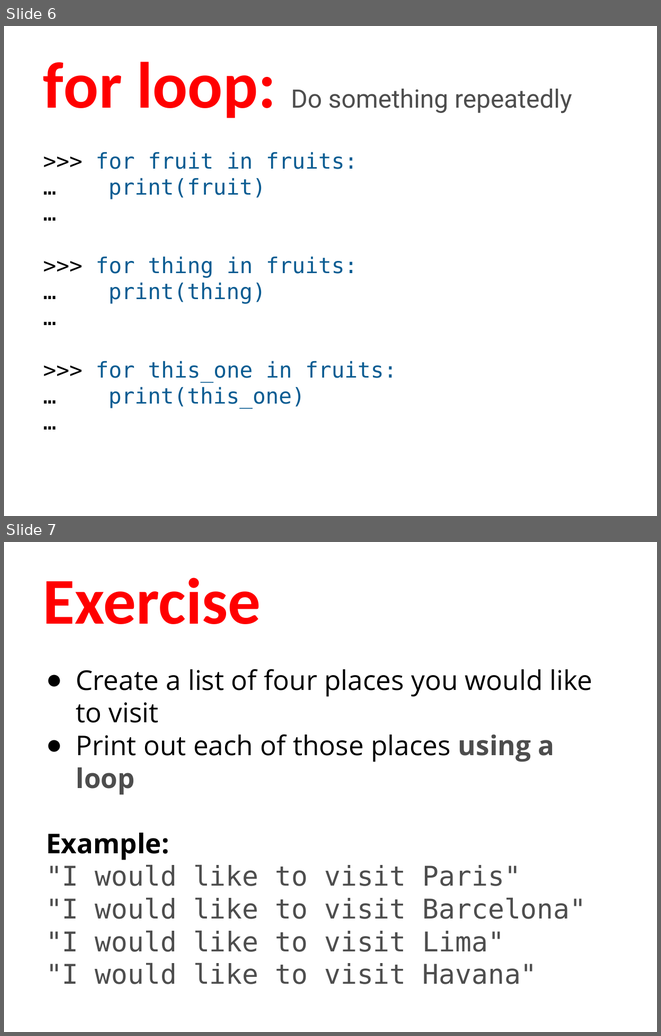
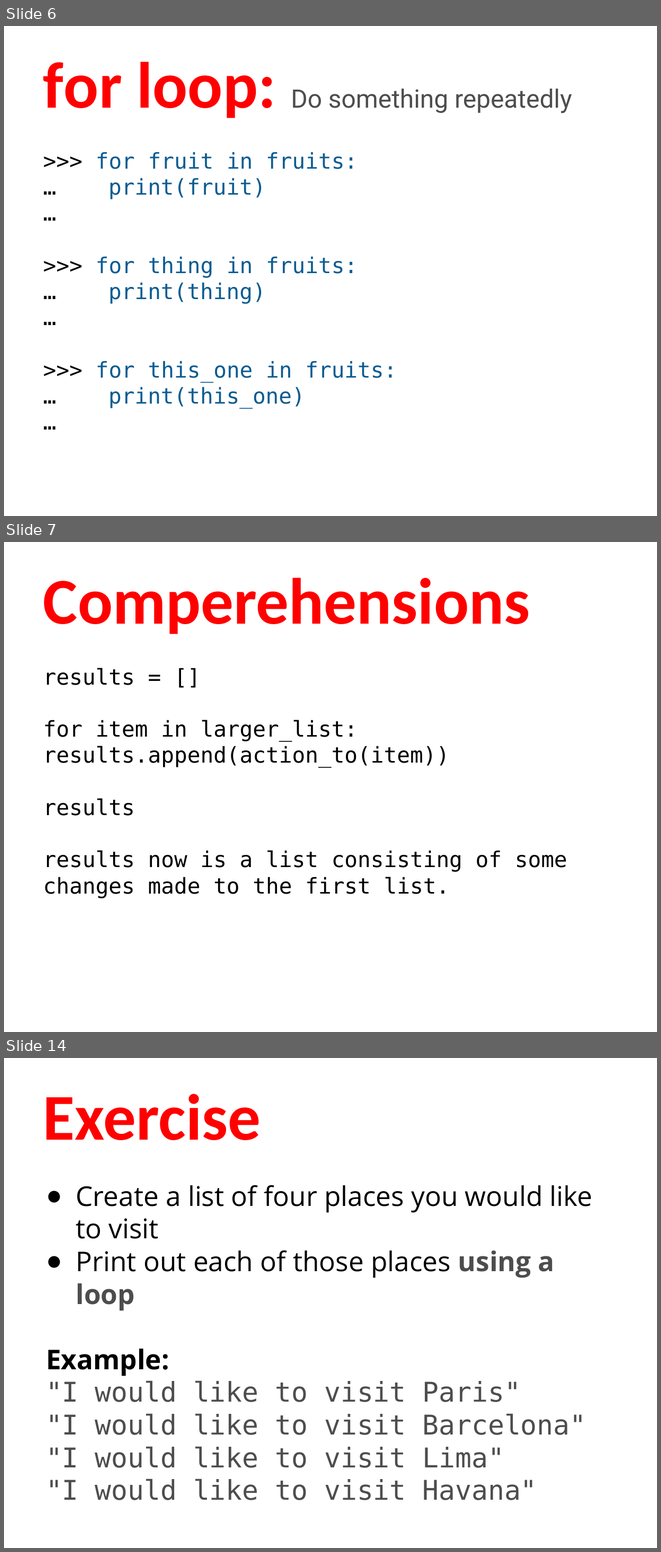
Before and after one commit to humanitiesprogramming/slides, a slide deck: 2017/python/B Done - ish/Python - Programming Concepts II.pptx. Shown one above the other, each under a label of ours: slides 6 and 7 before the commit, slides 6, 7 and 14 after it; the slides between them are not shown. The pictures are 661x1036 and 661x1552 pixels, drawn with LibreOffice and Linux fonts; fonts in the diff are those of the drawing. Boxes give left, top, right and bottom in pixels: in the first picture for what was removed or moved away, otherwise in the second. Text is boxed around its words. In the diff, an @@ line names an element or a change of style, - is before the commit and + after.

```diff
--- a/2017/python/B Done - ish/Python - Programming Concepts II.pptx
+++ b/2017/python/B Done - ish/Python - Programming Concepts II.pptx
@@ slide 7 added at [4,542,657,1032], background #FFFFFF @@
@@ title added at [43,578,530,634], 72 pt, text #FF0000, bold @@
+Comperehensions
@@ text added at [43,668,567,898], 24 pt, text #000000 @@
+results = []
+for item in larger_list: results.append(action_to(item))
+results
+results now is a list consisting of some changes made to the first list.
@@ what was slide 7 is now slide 14 @@
```
Also in this commit, not shown: 6 other slides added.
